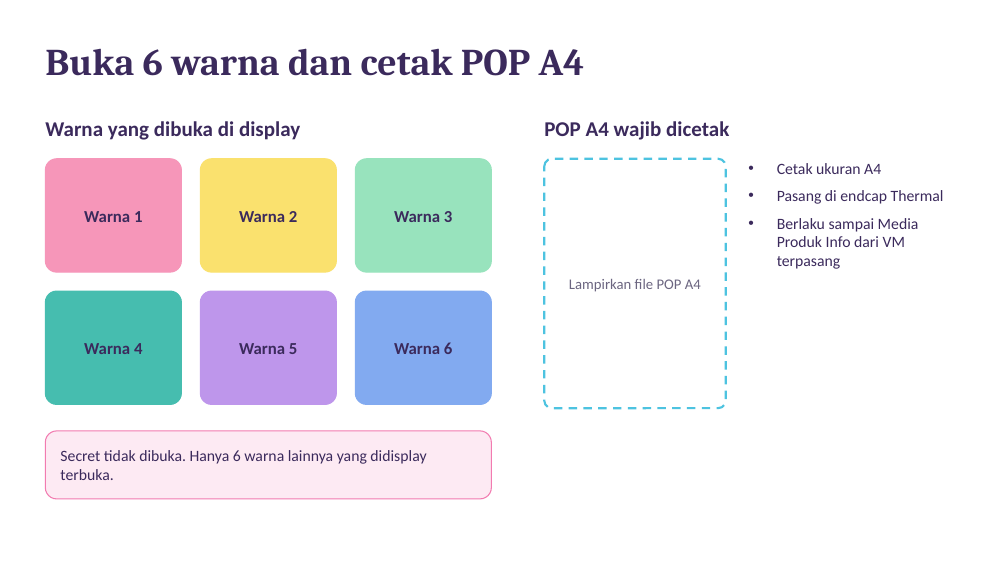
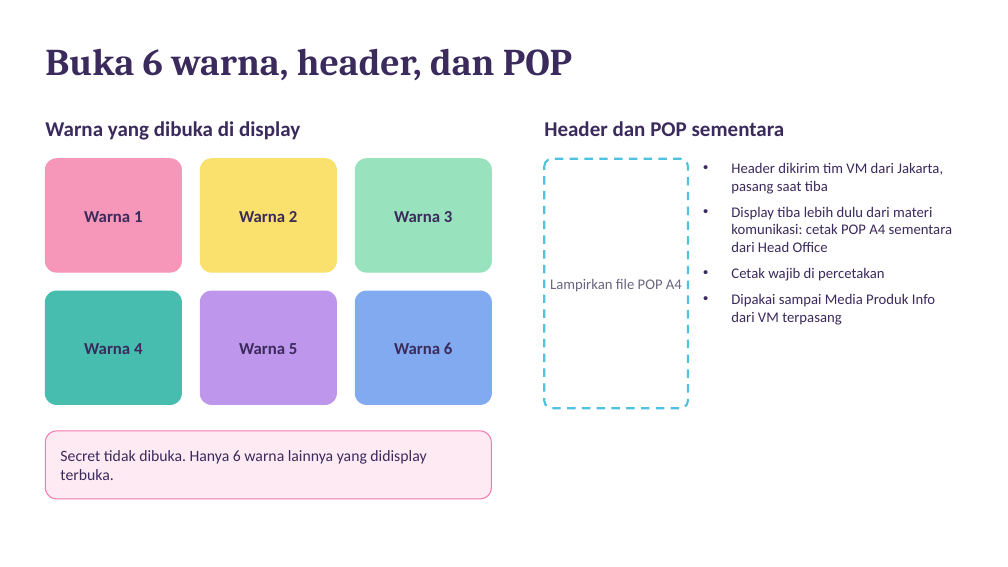
Before and after one commit to eriehermawan-hci/Testing-Erie, a slide deck: slide 8 of Instruksi_Display_Blind_Box_Thermal.pptx. Drawn at 1008x567 pixels with LibreOffice and Linux fonts; fonts in the diff are those of the drawing. Boxes give left, top, right and bottom in pixels: in the first picture for what was removed or moved away, otherwise in the second. Text is boxed around its words. In the diff, an @@ line names an element or a change of style, - is before the commit and + after.

```diff
--- a/Instruksi_Display_Blind_Box_Thermal.pptx
+++ b/Instruksi_Display_Blind_Box_Thermal.pptx
@@ text at (x1=45, y1=48, x2=572, y2=80): text changed @@
-Buka 6 warna dan cetak POP A4
+Buka 6 warna, header, dan POP
@@ text at (x1=544, y1=121, x2=785, y2=136): text changed @@
-POP A4 wajib dicetak
+Header dan POP sementara
@@ text "Lampirkan file POP A4" moved from (x1=569, y1=279, x2=701, y2=292) to (x1=550, y1=279, x2=682, y2=292) @@
@@ rounded rectangle resized from (x1=544, y1=159, x2=726, y2=408) to (x1=544, y1=159, x2=688, y2=408) @@
@@ rounded rectangle at (x1=544, y1=159, x2=688, y2=408): proportions changed @@
@@ text at (x1=731, y1=162, x2=952, y2=325): text changed; size 15 to 14 pt @@
-• Cetak ukuran A4
-• Pasang di endcap Thermal
-• Berlaku sampai Media Produk Info dari VM terpasang
+• Header dikirim tim VM dari Jakarta, pasang saat tiba
+• Display tiba lebih dulu dari materi komunikasi: cetak POP A4 sementara dari Head Office
+• Cetak wajib di percetakan
+• Dipakai sampai Media Produk Info dari VM terpasang
```
Also in this commit, not shown: 4 other slides changed.
